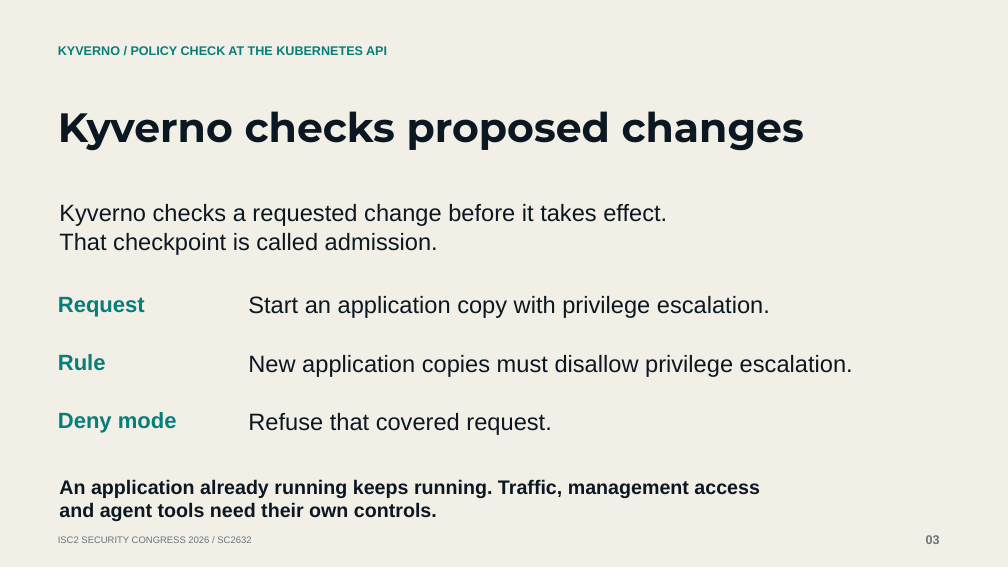
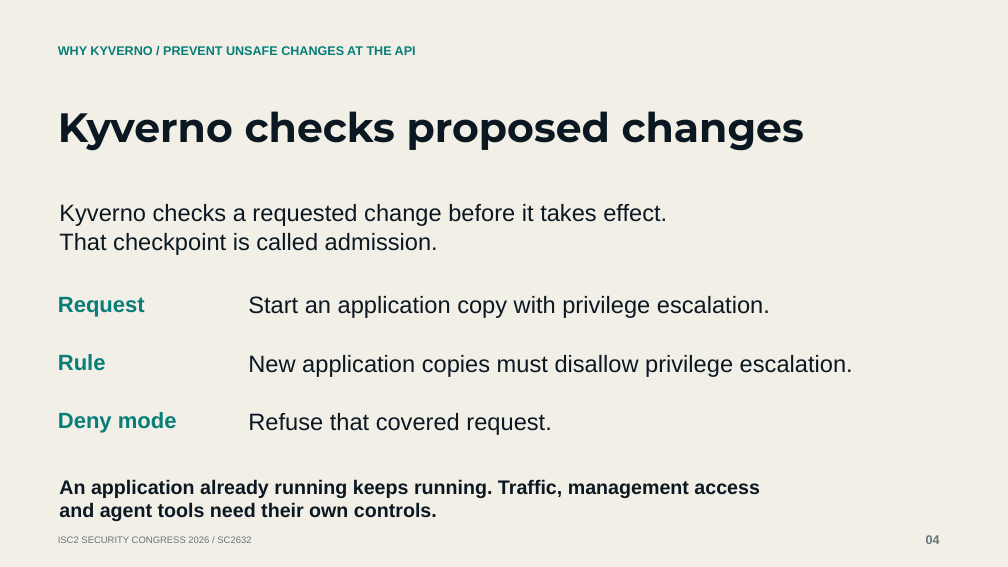
Before and after one commit to mgunjan/sc2632-tabletop, a slide deck: slide 4 of submission/2026-10-13/SC2632-session-four-cases.pptx (slide 3 before the commit). Drawn at 1008x567 pixels with LibreOffice and Linux fonts; fonts in the diff are those of the drawing. Boxes give left, top, right and bottom in pixels: in the first picture for what was removed or moved away, otherwise in the second. Text is boxed around its words. In the diff, an @@ line names an element or a change of style, - is before the commit and + after.

```diff
--- a/submission/2026-10-13/SC2632-session-four-cases.pptx
+++ b/submission/2026-10-13/SC2632-session-four-cases.pptx
@@ text at box(58, 46, 416, 55): text changed @@
-KYVERNO / POLICY CHECK AT THE KUBERNETES API
+WHY KYVERNO / PREVENT UNSAFE CHANGES AT THE API
@@ text at box(926, 535, 940, 544): text changed @@
-03
+04
```
Also in this commit, not shown: 4 other slides changed, 1 slide added, 1 slide removed, 12 other files.
